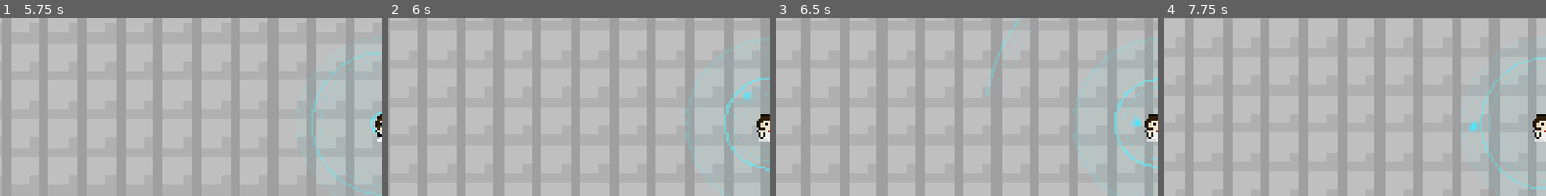
Above: before the commit, frames 1-4 (left to right).
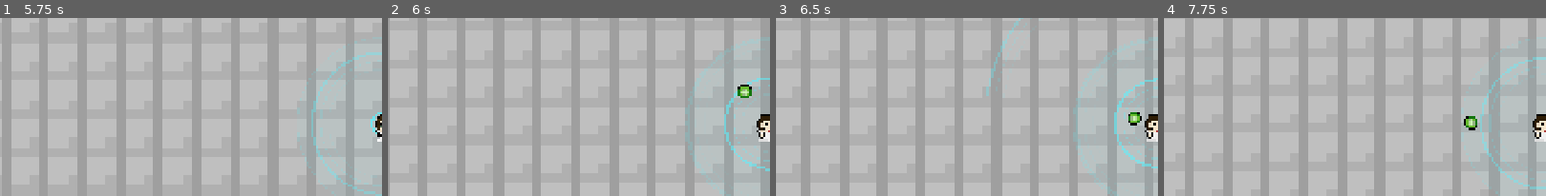
Above: after the commit, the same moments.

Repository: leolilaia/GuerraTecnologica
Game: Godot game, scene res://scenes/main/main_arena.tscn
Same seed, same stepped clock (60 frames per second), same inputs: the game is played once before the commit and once after it.
Inputs (mouse positions are % of the whole screen's width and height, from its top left):
- Up to frame 1 (5.75 s): move the mouse to (72, 45) at 0.52 s; hold D (move_right) 0.53-1.28 s; click (72, 45) at 0.67 s; move the mouse to (30, 55) at 1.27 s; hold S (move_down) 1.28-2.03 s; click (30, 55) at 1.42 s; move the mouse to (60, 28) at 2.02 s; hold D (move_right) 2.03-2.78 s; click (60, 28) at 2.17 s; move the mouse to (45, 70) at 2.77 s; hold W (move_up) 2.78-3.53 s; click (45, 70) at 2.92 s; move the mouse to (80, 65) at 3.52 s; hold A (move_left) 3.53-5.03 s; click (80, 65) at 3.67 s; move the mouse to (20, 35) at 4.27 s; click (20, 35) at 4.42 s; move the mouse to (55, 50) at 5.02 s; hold S (move_down) from 5.03 s (still down); click (55, 50) at 5.17 s
- Up to frame 2 (6 s): move the mouse to (35, 25) at 5.77 s; release S (move_down) at 5.78 s; hold D (move_right) from 5.78 s (still down); click (35, 25) at 5.92 s
- Up to frame 3 (6.5 s): keep holding D (move_right)
- Up to frame 4 (7.75 s): move the mouse to (72, 45) at 6.52 s; release D (move_right) at 6.53 s; hold W (move_up) 6.53-7.28 s; click (72, 45) at 6.67 s; move the mouse to (30, 55) at 7.27 s; hold D (move_right) from 7.28 s (still down); click (30, 55) at 7.42 s
The pictures show only the part of the screen within x 0-50%, y 22-72%; the shares and areas given below are measured in that part.

Frame 1 is identical in both runs. In frame 2, 0.3% of the frame differs, in the area x 91-96%, y 37-45%; in frame 3, 0.2%; in frame 4, 0.2%.

Commit message:
Adiciona Bobina de Tesla, Rádio de Stun, Polaroid, Telefone Fixo e Raio/Para-raio, e sprite da orbe de XP

Diff:
--- a/scenes/pickups/xp_orb.tscn
+++ b/scenes/pickups/xp_orb.tscn
@@ -1,6 +1,7 @@
 [gd_scene format=3]
 
 [ext_resource type="Script" path="res://scripts/pickups/xp_orb.gd" id="1_orb"]
+[ext_resource type="Texture2D" path="res://assets/sprites/Drops/OrbeDeXP.png" id="2_sprite"]
 
 [sub_resource type="CircleShape2D" id="CircleShape2D_orb"]
 radius = 3.0
@@ -11,3 +12,6 @@
 
 [node name="CollisionShape2D" type="CollisionShape2D" parent="."]
 shape = SubResource("CircleShape2D_orb")
+
+[node name="Sprite2D" type="Sprite2D" parent="."]
+texture = ExtResource("2_sprite")
--- a/scenes/player/player.tscn
+++ b/scenes/player/player.tscn
@@ -23,12 +23,12 @@
 [node name="Sprite2D" type="Sprite2D" parent="." unique_id=541790927]
 texture = ExtResource("2_fhbv5")
 
-[node name="PickupZone" type="Area2D" parent="."]
+[node name="PickupZone" type="Area2D" parent="." unique_id=1248996052]
 collision_layer = 0
 collision_mask = 4
 monitorable = false
 
-[node name="CollisionShape2D" type="CollisionShape2D" parent="PickupZone"]
+[node name="CollisionShape2D" type="CollisionShape2D" parent="PickupZone" unique_id=1140726604]
 shape = SubResource("CircleShape2D_pickup")
 
 [node name="Camera2D" type="Camera2D" parent="." unique_id=966813502]
--- a/scenes/ui/level_up_screen.tscn
+++ b/scenes/ui/level_up_screen.tscn
@@ -4,12 +4,17 @@
 [ext_resource type="PackedScene" path="res://scenes/weapons/characters/ada_weapon.tscn" id="2_ada"]
 [ext_resource type="PackedScene" path="res://scenes/weapons/characters/hedy_weapon.tscn" id="3_hedy"]
 [ext_resource type="PackedScene" path="res://scenes/weapons/characters/turing_weapon.tscn" id="4_turing"]
+[ext_resource type="PackedScene" path="res://scenes/weapons/items/tesla_coil_weapon.tscn" id="5_tesla_coil_weapon"]
+[ext_resource type="PackedScene" path="res://scenes/weapons/items/stun_radio_weapon.tscn" id="6_stun_radio_weapon"]
+[ext_resource type="PackedScene" path="res://scenes/weapons/items/polaroid_weapon.tscn" id="7_polaroid_weapon"]
+[ext_resource type="PackedScene" path="res://scenes/weapons/items/phone_whip_weapon.tscn" id="8_phone_whip_weapon"]
+[ext_resource type="PackedScene" path="res://scenes/weapons/items/lightning_weapon.tscn" id="9_lightning_weapon"]
 
 [node name="LevelUpScreen" type="CanvasLayer"]
 process_mode = 3
 layer = 30
 script = ExtResource("1_screen")
-weapon_scenes = Array[PackedScene]([ExtResource("2_ada"), ExtResource("3_hedy"), ExtResource("4_turing")])
+weapon_scenes = Array[PackedScene]([ExtResource("2_ada"), ExtResource("3_hedy"), ExtResource("4_turing"), ExtResource("5_tesla_coil_weapon"), ExtResource("6_stun_radio_weapon"), ExtResource("7_polaroid_weapon"), ExtResource("8_phone_whip_weapon"), ExtResource("9_lightning_weapon")])
 
 [node name="Dim" type="ColorRect" parent="."]
 anchors_preset = 15
--- /dev/null
+++ b/scenes/weapons/items/lightning_weapon.tscn
@@ -0,0 +1,14 @@
+[gd_scene format=3]
+
+[ext_resource type="Script" path="res://scripts/weapons/items/lightning_weapon.gd" id="1_script"]
+[ext_resource type="Texture2D" path="res://assets/sprites/Weapons/RaioParaRaio.png" id="2_tex"]
+
+[node name="LightningWeapon" type="Node2D"]
+script = ExtResource("1_script")
+display_name = "Raio"
+damage = 20.0
+cooldown = 3.0
+damage_per_level = 4.0
+icon = ExtResource("2_tex")
+bolt_texture = ExtResource("2_tex")
+evolved_icon = ExtResource("2_tex")
--- /dev/null
+++ b/scenes/weapons/items/phone_whip_weapon.tscn
@@ -0,0 +1,14 @@
+[gd_scene format=3]
+
+[ext_resource type="Script" path="res://scripts/weapons/items/phone_whip_weapon.gd" id="1_script"]
+[ext_resource type="Texture2D" path="res://assets/sprites/Itens/Telefone.png" id="2_tex"]
+[ext_resource type="Texture2D" path="res://assets/sprites/Weapons/AtaqueChicote.png" id="3_tex"]
+
+[node name="PhoneWhipWeapon" type="Node2D"]
+script = ExtResource("1_script")
+display_name = "Telefone Fixo"
+damage = 4.0
+cooldown = 0.6
+damage_per_level = 2.0
+icon = ExtResource("2_tex")
+whip_texture = ExtResource("3_tex")
--- /dev/null
+++ b/scenes/weapons/items/polaroid_weapon.tscn
@@ -0,0 +1,12 @@
+[gd_scene format=3]
+
+[ext_resource type="Script" path="res://scripts/weapons/items/polaroid_weapon.gd" id="1_script"]
+[ext_resource type="Texture2D" path="res://assets/sprites/Itens/Polaroid.png" id="2_tex"]
+
+[node name="PolaroidWeapon" type="Node2D"]
+script = ExtResource("1_script")
+display_name = "Polaroid"
+damage = 30.0
+cooldown = 3.0
+damage_per_level = 6.0
+icon = ExtResource("2_tex")
--- /dev/null
+++ b/scenes/weapons/items/stun_radio_weapon.tscn
@@ -0,0 +1,13 @@
+[gd_scene format=3]
+
+[ext_resource type="Script" path="res://scripts/weapons/items/stun_radio_weapon.gd" id="1_script"]
+[ext_resource type="Texture2D" path="res://assets/sprites/Itens/Radio.png" id="2_tex"]
+[ext_resource type="Texture2D" path="res://assets/sprites/Weapons/AtaqueRadio.png" id="3_tex"]
+
+[node name="StunRadioWeapon" type="Node2D"]
+script = ExtResource("1_script")
+display_name = "Rádio de Stun"
+damage = 0.0
+cooldown = 4.0
+icon = ExtResource("2_tex")
+wave_texture = ExtResource("3_tex")
--- /dev/null
+++ b/scenes/weapons/items/tesla_coil_weapon.tscn
@@ -0,0 +1,15 @@
+[gd_scene format=3]
+
+[ext_resource type="Script" path="res://scripts/weapons/items/tesla_coil_weapon.gd" id="1_script"]
+[ext_resource type="Texture2D" path="res://assets/sprites/Itens/BobinaTesla.png" id="2_tex"]
+[ext_resource type="Texture2D" path="res://assets/sprites/Weapons/RaioBobinaDeTesla.png" id="3_tex"]
+
+[node name="TeslaCoilWeapon" type="Node2D"]
+script = ExtResource("1_script")
+display_name = "Bobina de Tesla"
+damage = 8.0
+cooldown = 1.2
+damage_per_level = 2.0
+icon = ExtResource("2_tex")
+coil_texture = ExtResource("2_tex")
+bolt_texture = ExtResource("3_tex")
--- a/scripts/enemies/enemy_base.gd
+++ b/scripts/enemies/enemy_base.gd
@@ -13,6 +13,7 @@
 var player: Node2D
 var wobble_time: float = 0.0
 var _stun_time: float = 0.0
+var _tint_tween: Tween
 
 func _ready() -> void:
 	add_to_group("enemies")
@@ -60,6 +61,15 @@
 	# A morte chega no meio da checagem de colisão, quando não dá para criar áreas
 	get_parent().add_child.call_deferred(orb)
 
-# Parado também não causa dano de contato
-func stun(duration: float) -> void:
+# Parado também não causa dano de contato. A cor marca quem está travado e
+# vai no nó inteiro para não brigar com o flash de dano, que é no Sprite2D.
+func stun(duration: float, tint: Color = Color.WHITE) -> void:
 	_stun_time = maxf(_stun_time, duration)
+	if tint == Color.WHITE:
+		return
+	if _tint_tween:
+		_tint_tween.kill()
+	modulate = tint
+	_tint_tween = create_tween()
+	_tint_tween.tween_interval(duration)
+	_tint_tween.tween_property(self, "modulate", Color.WHITE, 0.15)
--- a/scripts/pickups/xp_orb.gd
+++ b/scripts/pickups/xp_orb.gd
@@ -4,8 +4,6 @@
 ## Começa devagar e acelera: o jogador vê a orb vindo antes de ela chegar
 @export var attract_speed: float = 40.0
 @export var attract_acceleration: float = 500.0
-@export var radius: float = 2.5
-@export var color: Color = Color(0.3, 0.9, 1.0)
 
 var value: float = 1.0
 var _target: Node2D
@@ -20,11 +18,6 @@
 	_speed += attract_acceleration * delta
 	global_position = global_position.move_toward(_target.global_position, _speed * delta)
 
-# Sem sprite próprio por enquanto: núcleo sólido com halo translúcido
-func _draw() -> void:
-	draw_circle(Vector2.ZERO, radius * 2.0, Color(color, 0.25))
-	draw_circle(Vector2.ZERO, radius, color)
-
 func attract_to(target: Node2D) -> void:
 	if _target == null:
 		_target = target
--- a/scripts/ui/level_up_screen.gd
+++ b/scripts/ui/level_up_screen.gd
@@ -59,7 +59,7 @@
 		if not weapon.is_max_level():
 			pool.append({
 				"title": weapon.display_name, "icon": weapon.icon,
-				"description": "Nível %d → %d" % [weapon.level, weapon.level + 1],
+				"description": weapon.describe_next_level(),
 				"apply": weapon.level_up})
 	for scene in weapon_scenes:
 		if owned.has(scene.resource_path):
--- a/scripts/ui/weapon_slot.gd
+++ b/scripts/ui/weapon_slot.gd
@@ -7,8 +7,6 @@
 
 func bind(weapon: Weapon) -> void:
 	_weapon = weapon
-	_icon.texture = weapon.icon
-	tooltip_text = weapon.display_name
 	weapon.leveled_up.connect(_on_leveled_up)
 	weapon.tree_exited.connect(queue_free)
 	_refresh()
@@ -21,6 +19,8 @@
 		.set_trans(Tween.TRANS_BACK).set_ease(Tween.EASE_OUT)
 
 func _refresh() -> void:
+	_icon.texture = _weapon.icon
+	tooltip_text = _weapon.display_name
 	if _weapon.is_max_level():
 		_level_label.text = "MAX"
 		_level_label.modulate = Color(1, 0.84, 0.45)
--- /dev/null
+++ b/scripts/weapons/items/lightning_weapon.gd
@@ -0,0 +1,95 @@
+extends Weapon
+
+## Raios caem em pontos aleatórios da tela, causam dano numa área pequena e
+## congelam quem pegarem. Antes de cair a tela escurece um pouco, e cada raio
+## desce com uma piscada. No nível máximo vira Para-raio: os raios caem no mouse.
+
+@export var bolt_texture: Texture2D
+@export var strike_radius: float = 28.0
+@export var strikes: int = 1
+@export var strikes_per_level: int = 1
+@export var freeze_duration: float = 1.0
+@export var freeze_tint: Color = Color(0.45, 0.7, 1.0)
+
+@export_group("Aviso")
+@export var warning_time: float = 0.2
+@export_range(0.0, 1.0) var dim_strength: float = 0.12
+@export var fall_time: float = 0.08
+@export var fall_height: float = 160.0
+@export var strike_interval: float = 0.06
+
+@export_group("Evolução")
+@export var evolved_name: String = "Para-raio"
+@export var evolved_icon: Texture2D
+
+# Camadas separadas: a piscada de um raio não pode interromper o escurecer da sequência
+var _dim: ColorRect
+var _flash: ColorRect
+
+func _ready() -> void:
+	var layer := CanvasLayer.new()
+	add_child(layer)
+	_dim = _make_overlay(layer, Color.BLACK)
+	_flash = _make_overlay(layer, Color.WHITE)
+
+func _make_overlay(layer: CanvasLayer, color: Color) -> ColorRect:
+	var rect := ColorRect.new()
+	rect.set_anchors_preset(Control.PRESET_FULL_RECT)
+	rect.mouse_filter = Control.MOUSE_FILTER_IGNORE
+	rect.color = Color(color, 0.0)
+	layer.add_child(rect)
+	return rect
+
+func describe_next_level() -> String:
+	if level + 1 == max_level:
+		return "Evolui para %s: os raios caem onde está o mouse" % evolved_name
+	return "%d → %d raios por vez" % [strikes, strikes + strikes_per_level]
+
+func _attack() -> void:
+	_cast()
+
+func _on_level_up() -> void:
+	strikes += strikes_per_level
+	if is_max_level():
+		display_name = evolved_name
+		if evolved_icon:
+			icon = evolved_icon
+
+func _cast() -> void:
+	var tween := _dim.create_tween()
+	tween.tween_property(_dim, "color:a", dim_strength, warning_time)
+	await tween.finished
+	for i in strikes:
+		_strike(_pick_target())
+		await get_tree().create_timer(strike_interval, false).timeout
+	# Espera o último raio tocar o chão antes de clarear
+	await get_tree().create_timer(fall_time, false).timeout
+	_dim.create_tween().tween_property(_dim, "color:a", 0.0, 0.15)
+
+func _pick_target() -> Vector2:
+	if is_max_level():
+		return get_global_mouse_position()
+	var view := get_viewport().get_canvas_transform().affine_inverse() * get_viewport().get_visible_rect()
+	return Vector2(randf_range(view.position.x, view.end.x), randf_range(view.position.y, view.end.y))
+
+func _strike(target: Vector2) -> void:
+	var bolt := Sprite2D.new()
+	bolt.texture = bolt_texture
+	# A ponta de baixo do sprite marca o ponto de impacto
+	bolt.offset = Vector2(0, -bolt_texture.get_height() / 2.0)
+	bolt.scale = Vector2(1.0, 2.0)
+	bolt.global_position = target - Vector2(0, fall_height)
+	get_tree().current_scene.add_child(bolt)
+
+	var tween := bolt.create_tween()
+	tween.tween_property(bolt, "global_position", target, fall_time)
+	tween.tween_callback(_impact.bind(target))
+	tween.tween_property(bolt, "modulate:a", 0.0, 0.2)
+	tween.tween_callback(bolt.queue_free)
+
+func _impact(target: Vector2) -> void:
+	_flash.color.a = 0.3
+	_flash.create_tween().tween_property(_flash, "color:a", 0.0, 0.12)
+	for enemy in _enemies_within(target, strike_radius):
+		enemy.stun(freeze_duration, freeze_tint)
+		enemy.take_damage(damage)
--- /dev/null
+++ b/scripts/weapons/items/phone_whip_weapon.gd
@@ -0,0 +1,47 @@
+extends Weapon
+
+## Chicotada com o cabo do telefone na direção do mouse: pouco dano, muita
+## frequência. Cada nível bate mais forte e mais rápido.
+
+@export var whip_texture: Texture2D
+@export var length: float = 70.0
+@export var width: float = 24.0
+@export var cooldown_per_level: float = 0.08
+@export var min_cooldown: float = 0.25
+@export var crack_time: float = 0.08
+
+func describe_next_level() -> String:
+	return "Dano %d → %d, recarga %.2fs → %.2fs" % [
+		damage, damage + damage_per_level, cooldown, _next_cooldown()]
+
+func _attack() -> void:
+	var angle := _aim_angle()
+	for enemy in _enemies_within(global_position, length):
+		var local := (enemy.global_position - global_position).rotated(-angle)
+		if local.x >= 0.0 and absf(local.y) <= width / 2.0:
+			enemy.take_damage(damage)
+	_play_crack(angle)
+
+func _on_level_up() -> void:
+	cooldown = _next_cooldown()
+
+func _next_cooldown() -> float:
+	return maxf(cooldown - cooldown_per_level, min_cooldown)
+
+# O cabo estica do player até a ponta e some; fica preso ao player enquanto anima
+func _play_crack(angle: float) -> void:
+	var whip := Sprite2D.new()
+	whip.texture = whip_texture
+	whip.centered = false
+	whip.offset = Vector2(0, -whip_texture.get_height() / 2.0)
+	whip.rotation = angle
+	# Mirando para a esquerda o sprite ficaria de cabeça para baixo
+	whip.flip_v = cos(angle) < 0.0
+	var full_scale := Vector2(length / whip_texture.get_width(), width / whip_texture.get_height())
+	whip.scale = Vector2(full_scale.x * 0.2, full_scale.y)
+	add_child(whip)
+	var tween := whip.create_tween()
+	tween.tween_property(whip, "scale", full_scale, crack_time) \
+		.set_trans(Tween.TRANS_BACK).set_ease(Tween.EASE_OUT)
+	tween.tween_property(whip, "modulate:a", 0.0, 0.12)
+	tween.tween_callback(whip.queue_free)
--- /dev/null
+++ b/scripts/weapons/items/polaroid_weapon.gd
@@ -0,0 +1,70 @@
+extends Weapon
+
+## Flash de câmera em cone na direção do mouse que desintegra quem pegar.
+## Cada nível abre o cone, até o limite de 180°.
+
+@export var reach: float = 110.0
+@export var cone_degrees: float = 45.0
+@export var cone_per_level: float = 35.0
+@export var max_cone_degrees: float = 180.0
+@export var flash_color: Color = Color(1.0, 1.0, 0.9)
+@export var flash_duration: float = 0.3
+@export var disintegrate_duration: float = 0.4
+
+var _flash_angle: float = 0.0
+var _flash_left: float = 0.0
+
+func _process(delta: float) -> void:
+	super(delta)
+	if _flash_left > 0.0:
+		_flash_left -= delta
+		queue_redraw()
+
+func describe_next_level() -> String:
+	return "Cone %d° → %d°" % [cone_degrees, _next_cone()]
+
+func _attack() -> void:
+	_flash_angle = _aim_angle()
+	_flash_left = flash_duration
+	var half := deg_to_rad(cone_degrees) / 2.0
+	for enemy in _enemies_within(global_position, reach):
+		var angle := global_position.direction_to(enemy.global_position).angle()
+		if absf(angle_difference(_flash_angle, angle)) > half or enemy.hp <= 0:
+			continue
+		enemy.take_damage(damage)
+		if enemy.hp <= 0:
+			_disintegrate(enemy)
+
+func _on_level_up() -> void:
+	cone_degrees = _next_cone()
+
+func _next_cone() -> float:
+	return minf(cone_degrees + cone_per_level, max_cone_degrees)
+
+# O inimigo some no mesmo frame: uma cópia do sprite estoura em branco e se desfaz subindo
+func _disintegrate(enemy: Node2D) -> void:
+	var source := enemy.get_node_or_null("Sprite2D") as Sprite2D
+	if source == null:
+		return
+	var ghost := Sprite2D.new()
+	ghost.texture = source.texture
+	ghost.flip_h = source.flip_h
+	ghost.global_transform = source.global_transform
+	ghost.modulate = Color(4, 4, 4)
+	get_tree().current_scene.add_child(ghost)
+	var tween := ghost.create_tween().set_parallel()
+	tween.tween_property(ghost, "modulate", Color(1, 1, 1, 0), disintegrate_duration)
+	tween.tween_property(ghost, "scale", Vector2(ghost.scale.x * 1.4, ghost.scale.y * 0.1), disintegrate_duration)
+	tween.tween_property(ghost, "position:y", ghost.position.y - 10.0, disintegrate_duration)
+	tween.chain().tween_callback(ghost.queue_free)
+
+func _draw() -> void:
+	if _flash_left <= 0.0:
+		return
+	var alpha := _flash_left / flash_duration
+	var half := deg_to_rad(cone_degrees) / 2.0
+	var points := PackedVector2Array([Vector2.ZERO])
+	for i in 25:
+		points.append(Vector2.from_angle(_flash_angle - half + 2.0 * half * i / 24.0) * reach)
+	draw_colored_polygon(points, Color(flash_color, 0.55 * alpha))
+	draw_polyline(points.slice(1), Color(flash_color, alpha), 1.5)
--- /dev/null
+++ b/scripts/weapons/items/stun_radio_weapon.gd
@@ -0,0 +1,54 @@
+extends Weapon
+
+## Solta uma onda de alta frequência que paralisa quem estiver em volta.
+## Não causa dano: é controle de multidão.
+
+@export var wave_texture: Texture2D
+@export var radius: float = 70.0
+@export var stun_duration: float = 1.5
+@export var stun_per_level: float = 0.4
+@export var cooldown_per_level: float = 0.5
+@export var min_cooldown: float = 1.0
+@export var stun_tint: Color = Color(1.0, 1.0, 0.55)
+@export var wave_duration: float = 0.4
+
+var _wave_age: float = -1.0
+
+func _process(delta: float) -> void:
+	super(delta)
+	if _wave_age >= 0.0:
+		_wave_age += delta
+		if _wave_age > wave_duration:
+			_wave_age = -1.0
+		queue_redraw()
+
+func describe_next_level() -> String:
+	return "Recarga %.1fs → %.1fs, paralisia %.1fs → %.1fs" % [
+		cooldown, _next_cooldown(), stun_duration, stun_duration + stun_per_level]
+
+func _attack() -> void:
+	for enemy in _enemies_within(global_position, radius):
+		enemy.stun(stun_duration, stun_tint)
+		if damage > 0.0:
+			enemy.take_damage(damage)
+	_wave_age = 0.0
+
+func _on_level_up() -> void:
+	cooldown = _next_cooldown()
+	stun_duration += stun_per_level
+
+func _next_cooldown() -> float:
+	return maxf(cooldown - cooldown_per_level, min_cooldown)
+
+# O sprite da descarga no centro e um anel que abre até o raio de alcance
+func _draw() -> void:
+	if _wave_age < 0.0:
+		return
+	var t := _wave_age / wave_duration
+	var fade := 1.0 - t
+	var ring := radius * (1.0 - pow(1.0 - t, 2.0))
+	draw_arc(Vector2.ZERO, ring, 0.0, TAU, 48, Color(stun_tint, 0.8 * fade), 2.0)
+	draw_circle(Vector2.ZERO, ring, Color(stun_tint, 0.12 * fade))
+	if wave_texture:
+		var size := wave_texture.get_size() * lerpf(1.0, 2.5, t)
+		draw_texture_rect(wave_texture, Rect2(-size / 2.0, size), false, Color(1, 1, 1, fade))
--- /dev/null
+++ b/scripts/weapons/items/tesla_coil_weapon.gd
@@ -0,0 +1,68 @@
+extends Weapon
+
+## Uma bobina flutua ao lado do player e dispara um raio que salta de inimigo
+## em inimigo. Cada nível acrescenta um inimigo à cadeia.
+
+@export var coil_texture: Texture2D
+@export var bolt_texture: Texture2D
+@export var coil_offset: Vector2 = Vector2(14, -12)
+@export var target_range: float = 140.0
+## Distância máxima de um salto entre dois inimigos da cadeia
+@export var chain_range: float = 80.0
+@export var chain_count: int = 3
+@export var chain_per_level: int = 1
+@export var bolt_duration: float = 0.18
+
+var _coil: Sprite2D
+
+func _ready() -> void:
+	_coil = Sprite2D.new()
+	_coil.texture = coil_texture
+	_coil.position = coil_offset
+	add_child(_coil)
+
+func describe_next_level() -> String:
+	return "Cadeia: %d → %d inimigos" % [chain_count, chain_count + chain_per_level]
+
+func _can_attack() -> bool:
+	return _nearest_enemy(_coil.global_position, target_range, {}) != null
+
+func _attack() -> void:
+	var from := _coil.global_position
+	var hit := {}
+	var target := _nearest_enemy(from, target_range, hit)
+	while target and hit.size() < chain_count:
+		hit[target] = true
+		_spawn_bolt(from, target.global_position)
+		target.take_damage(damage)
+		from = target.global_position
+		target = _nearest_enemy(from, chain_range, hit)
+
+func _on_level_up() -> void:
+	chain_count += chain_per_level
+
+func _nearest_enemy(from: Vector2, max_distance: float, exclude: Dictionary) -> Node2D:
+	var best: Node2D
+	var best_distance := max_distance * max_distance
+	for enemy in _enemies_within(from, max_distance):
+		# Quem já morreu neste frame continua no grupo até o queue_free
+		if exclude.has(enemy) or enemy.hp <= 0:
+			continue
+		var distance := from.distance_squared_to(enemy.global_position)
+		if distance <= best_distance:
+			best = enemy
+			best_distance = distance
+	return best
+
+# O sprite do raio é horizontal: esticado e girado, liga um ponto ao outro
+func _spawn_bolt(from: Vector2, to: Vector2) -> void:
+	var bolt := Sprite2D.new()
+	bolt.texture = bolt_texture
+	bolt.global_position = (from + to) / 2.0
+	bolt.rotation = from.angle_to_point(to)
+	bolt.scale = Vector2(from.distance_to(to) / bolt_texture.get_width(), 1.0)
+	bolt.flip_v = randf() < 0.5
+	get_tree().current_scene.add_child(bolt)
+	var tween := bolt.create_tween()
+	tween.tween_property(bolt, "modulate:a", 0.0, bolt_duration)
+	tween.tween_callback(bolt.queue_free)
--- a/scripts/weapons/weapon_base.gd
+++ b/scripts/weapons/weapon_base.gd
@@ -34,6 +34,10 @@
 func is_max_level() -> bool:
 	return level >= max_level
 
+## Texto do card de upgrade; armas com efeito próprio sobrescrevem
+func describe_next_level() -> String:
+	return "Nível %d → %d" % [level, level + 1]
+
 func _can_attack() -> bool:
 	return true
 
@@ -43,6 +47,16 @@
 func _on_level_up() -> void:
 	pass
 
+func _enemies_within(center: Vector2, radius: float) -> Array[Node2D]:
+	var result: Array[Node2D] = []
+	for enemy: Node2D in get_tree().get_nodes_in_group("enemies"):
+		if enemy.global_position.distance_squared_to(center) <= radius * radius:
+			result.append(enemy)
+	return result
+
+func _aim_angle() -> float:
+	return (get_global_mouse_position() - global_position).angle()
+
 # Tiros ficam na arena, e não na arma, para não acompanharem o movimento do player
 func _spawn_in_world(scene: PackedScene) -> Node:
 	var node := scene.instantiate()
Binary file added: assets/sprites/Drops/OrbeDeXP.png
Not shown, added: assets/sprites/Drops/OrbeDeXP.png.import
Not shown, added: scripts/weapons/items/lightning_weapon.gd.uid
Not shown, added: scripts/weapons/items/phone_whip_weapon.gd.uid
Not shown, added: scripts/weapons/items/polaroid_weapon.gd.uid
Not shown, added: scripts/weapons/items/stun_radio_weapon.gd.uid
Not shown, added: scripts/weapons/items/tesla_coil_weapon.gd.uid
